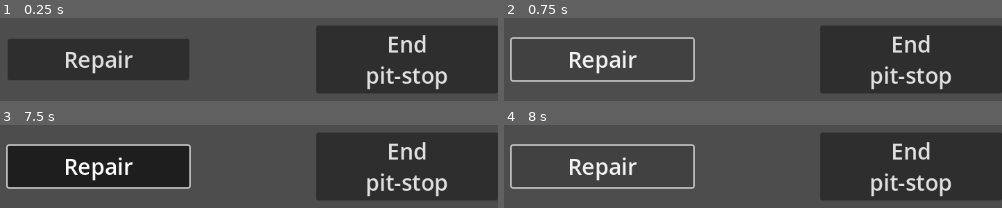
Above: before the commit, frames 1-4 (two rows, left to right).
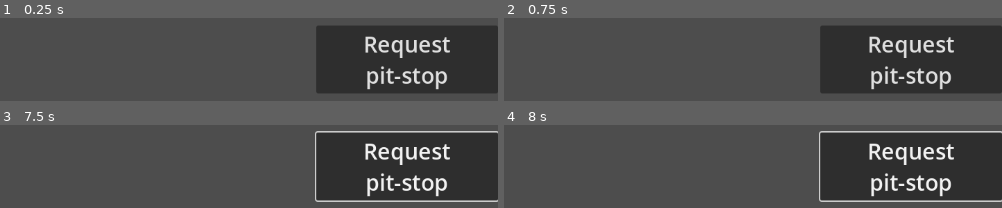
Above: after the commit, the same moments.

Repository: gams-n-such/GMTK2025
Game: Godot game, scene res://Gameplay/Pit/gameplay_ui.tscn
Same seed, same stepped clock (60 frames per second), same inputs: the game is played once before the commit and once after it. This scene is started directly instead of the project's main scene.
Inputs (mouse positions are in pixels of both pictures, inside the frame that each line leads up to):
- Up to frame 1 (0.25 s): no input
- Up to frame 2 (0.75 s): click (603, 59) at 0.5 s, where only the run before the commit has a clickable "Repair"
- Up to frame 3 (7.5 s): click (408, 166) at 1.25 s, where only the run after the commit has a clickable "Request pit-stop"; click (408, 166) at 2 s, where only the run before the commit has a clickable "End pit-stop"; tap Enter at 2.75, 4.25, 4.35, 5.75, 7.35 s; move the mouse to (273, 144) at 2.77 s; tap H at 2.85, 5.85 s; click (273, 144) at 2.92 s; tap Space at 3.5, 5, 6.5 s; drag from (outside the picture) to (outside the picture) at 3.52 s; move the mouse to (outside the picture) at 4.27 s; drag from (outside the picture) to (outside the picture) at 5.02 s; move the mouse to (outside the picture) at 5.77 s; hold S 5.78-6.5 s; drag from (outside the picture) to (outside the picture) at 6.52 s; move the mouse to (139, 166) at 7.27 s; hold S from 7.28 s (still down); click (139, 166) at 7.42 s
- Up to frame 4 (8 s): keep holding S

The runs differ from the first frame. In frame 1, 20% of the frame differs, in the area x 1-91%, y 20-75%; in frame 2, 5.5%; in frame 3, 24%, in the area x 1-100%, y 7-93%; in frame 4, 7.4%.
Error after the commit: Invalid assignment of property or key 'process_mode' with value of type 'int' on a base object of type 'Nil'. (res://Gameplay/Pit/gameplay_ui.gd:30)

Commit message:
Implement pit-stop prototype

Diff:
--- a/Gameplay/Pit/gameplay_ui.gd
+++ b/Gameplay/Pit/gameplay_ui.gd
@@ -4,10 +4,13 @@
 @export var pause_scene : PackedScene = preload("res://Gameplay/Race/pause_screen.tscn")
 
 func _ready() -> void:
-	pass
+	enter_race_mode()
 
 func _process(delta: float) -> void:
 	pass
+
+func enter_race_mode() -> void:
+	%RacingScreen.visible = true
 
 
 func _unhandled_input(event: InputEvent) -> void:
@@ -15,3 +18,28 @@
 	if event.is_action_pressed("pause"):
 		var pause_screen = pause_scene.instantiate()
 		add_child(pause_screen)
+
+func _on_pit_start_button_pressed() -> void:
+	# TODO: wait until racer reaches the pit
+	enter_pit_mode()
+
+func _on_pit_end_button_pressed() -> void:
+	exit_pit_mode()
+
+func enter_pit_mode() -> void:
+	Game.player.process_mode = Node.PROCESS_MODE_DISABLED
+	%PitScreen.visible = true
+	%PitEndButton.disabled = true
+
+func _on_repair_button_pressed() -> void:
+	try_repair()
+
+func try_repair() -> void:
+	await Game.player.repair()
+	%PitEndButton.disabled = false
+
+func exit_pit_mode() -> void:
+	Game.player.process_mode = Node.PROCESS_MODE_INHERIT
+	enter_race_mode()
+	# HACK: Pit prototype
+	Game.player.damage()
--- a/Gameplay/Pit/gameplay_ui.tscn
+++ b/Gameplay/Pit/gameplay_ui.tscn
@@ -13,7 +13,8 @@
 grow_vertical = 2
 script = ExtResource("1_tnax6")
 
-[node name="TabContainer" type="TabContainer" parent="."]
+[node name="ScreenSelector" type="TabContainer" parent="."]
+unique_name_in_owner = true
 layout_mode = 1
 anchors_preset = 15
 anchor_right = 1.0
@@ -24,13 +25,13 @@
 current_tab = 1
 tabs_visible = false
 
-[node name="RacingScreen" type="Control" parent="TabContainer"]
+[node name="RacingScreen" type="Control" parent="ScreenSelector"]
 unique_name_in_owner = true
 visible = false
 layout_mode = 2
 metadata/_tab_index = 0
 
-[node name="PitStartButton" type="Button" parent="TabContainer/RacingScreen"]
+[node name="PitStartButton" type="Button" parent="ScreenSelector/RacingScreen"]
 custom_minimum_size = Vector2(120, 60)
 layout_mode = 1
 anchors_preset = 6
@@ -47,12 +48,12 @@
 text = "Request
 pit-stop"
 
-[node name="PitScreen" type="Control" parent="TabContainer"]
+[node name="PitScreen" type="Control" parent="ScreenSelector"]
 unique_name_in_owner = true
 layout_mode = 2
 metadata/_tab_index = 1
 
-[node name="RepairButton" type="Button" parent="TabContainer/PitScreen"]
+[node name="RepairButton" type="Button" parent="ScreenSelector/PitScreen"]
 custom_minimum_size = Vector2(120, 60)
 layout_mode = 1
 anchors_preset = 8
@@ -69,7 +70,8 @@
 theme_override_font_sizes/font_size = 32
 text = "Repair"
 
-[node name="PitEndButton" type="Button" parent="TabContainer/PitScreen"]
+[node name="PitEndButton" type="Button" parent="ScreenSelector/PitScreen"]
+unique_name_in_owner = true
 custom_minimum_size = Vector2(120, 60)
 layout_mode = 1
 anchors_preset = 6
@@ -85,3 +87,7 @@
 theme_override_font_sizes/font_size = 32
 text = "End
 pit-stop"
+
+[connection signal="pressed" from="ScreenSelector/RacingScreen/PitStartButton" to="." method="_on_pit_start_button_pressed"]
+[connection signal="pressed" from="ScreenSelector/PitScreen/RepairButton" to="." method="_on_repair_button_pressed"]
+[connection signal="pressed" from="ScreenSelector/PitScreen/PitEndButton" to="." method="_on_pit_end_button_pressed"]
--- a/Gameplay/Race/racer.gd
+++ b/Gameplay/Race/racer.gd
@@ -50,3 +50,20 @@
 	var finished_lap := current_lap
 	current_lap += 1
 	lap_finished.emit(self, finished_lap)
+
+#region Pit Stop
+
+# HACK: this is temp code for pit stop prototype
+var is_repaired : bool = false
+var repair_time : float = 3.0
+
+func repair() -> void:
+	if is_repaired:
+		return
+	await get_tree().create_timer(repair_time).timeout
+	is_repaired = true
+
+func damage() -> void:
+	is_repaired = false
+
+#endregion
